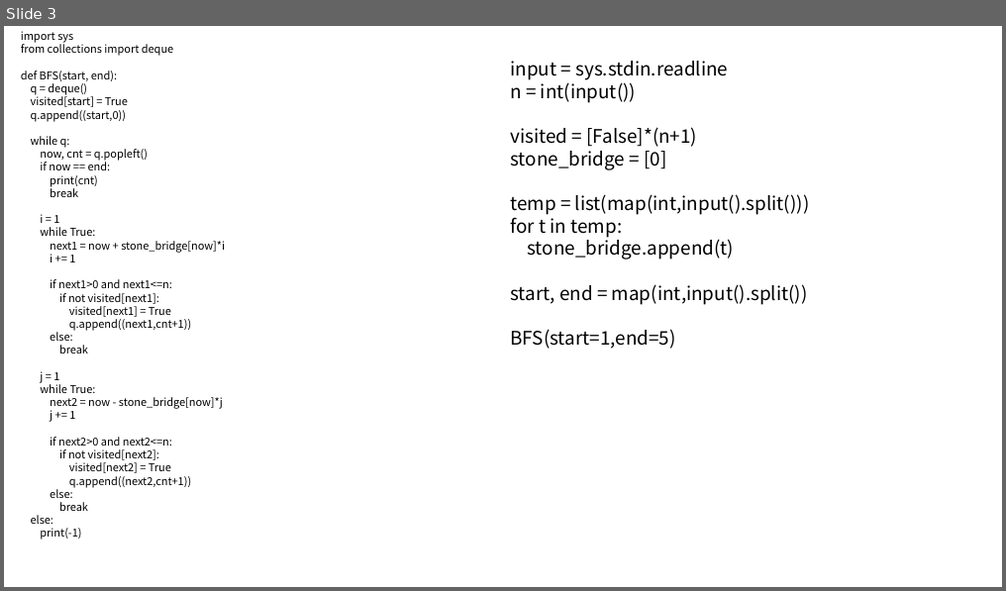
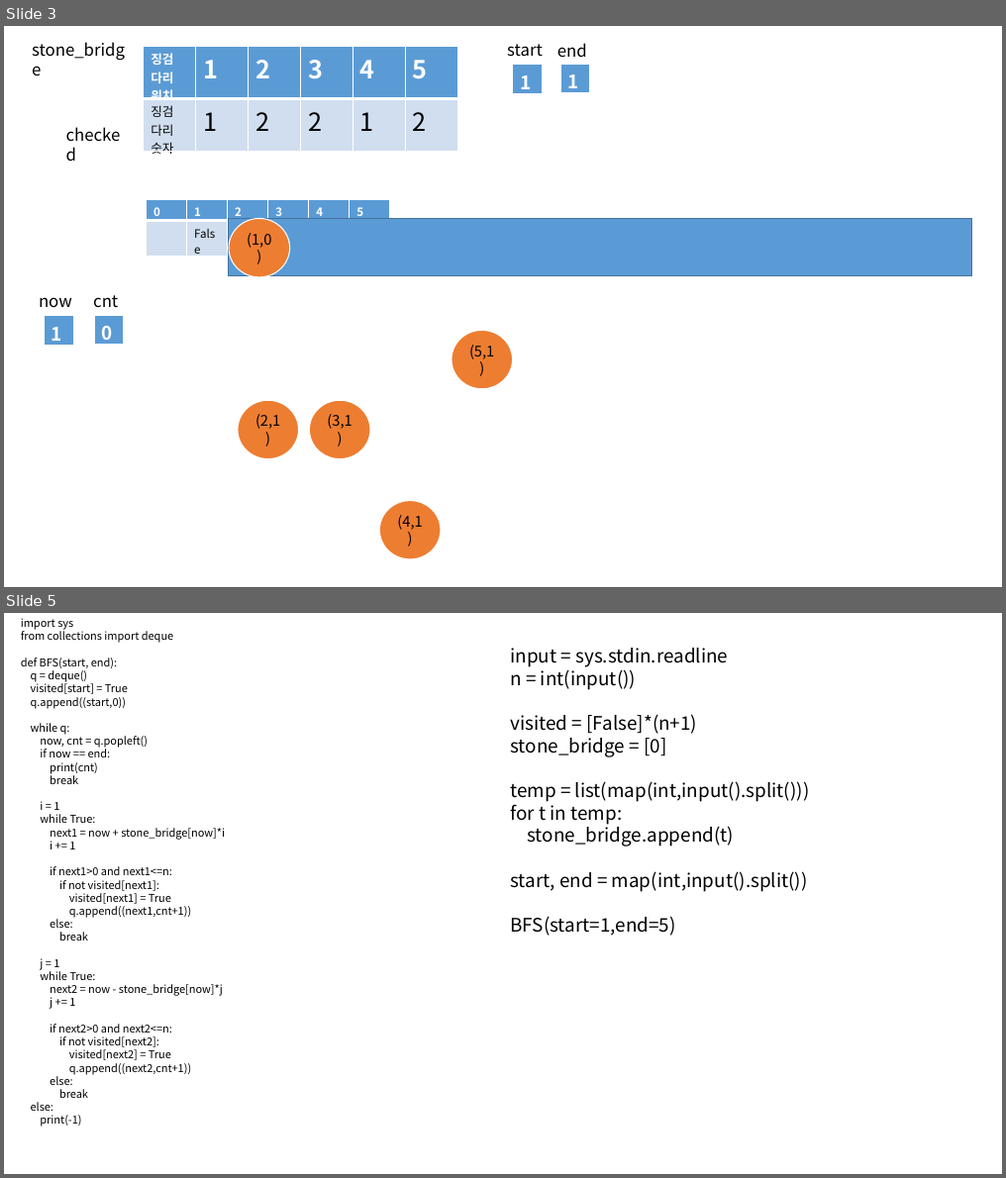
Before and after one commit to kkw-11/Problem_Solving, a slide deck: pp/폴짝폴짝.pptx. Shown one above the other, each under a label of ours: slide 3 before the commit, slides 3 and 5 after it; the slides between them are not shown. The pictures are 1006x591 and 1006x1178 pixels, drawn with LibreOffice and Linux fonts; fonts in the diff are those of the drawing. Boxes give left, top, right and bottom in pixels: in the first picture for what was removed or moved away, otherwise in the second. Text is boxed around its words. In the diff, an @@ line names an element or a change of style, - is before the commit and + after.

```diff
--- a/pp/폴짝폴짝.pptx
+++ b/pp/폴짝폴짝.pptx
@@ slide 3 added at <box>4,26,1002,587</box>, background #FFFFFF @@
@@ text added at <box>32,42,125,60</box>, 16 pt, text #000000 @@
+stone_bridge
@@ table added at <box>144,46,457,161</box>, 2 rows, 6 columns @@
+징검 다리 위치 | 1 | 2 | 3 | 4 | 5
+징검 다리 숫자 | 1 | 2 | 2 | 1 | 2
@@ text added at <box>507,44,543,56</box>, 16 pt, text #000000 @@
+start
@@ text added at <box>557,43,587,57</box>, 16 pt, text #000000 @@
+end
@@ table added at <box>512,65,542,98</box>, 1 rows, 1 columns @@
+1
@@ table added at <box>561,64,590,98</box>, 1 rows, 1 columns @@
+1
@@ text added at <box>58,121,136,149</box>, 16 pt, text #000000 @@
+checked
@@ table added at <box>147,199,389,252</box>, 2 rows, 6 columns @@
+0 | 1 | 2 | 3 | 4 | 5
+ | False | False | False | False | False
@@ rectangle added at <box>229,219,972,276</box>, fill #5B9BD5, outline #43739E 1 pt @@
@@ ellipse added at <box>229,218,290,277</box>, fill #ED7D31, outline #FFFFFF 1 pt, 14 pt, text #000000 @@
+(1,0)
@@ text added at <box>39,297,72,307</box>, 16 pt, text #000000 @@
+now
@@ table added at <box>44,316,73,350</box>, 1 rows, 1 columns @@
+1
@@ text added at <box>93,295,118,307</box>, 16 pt, text #000000 @@
+cnt
@@ table added at <box>94,315,124,350</box>, 1 rows, 1 columns @@
+0
@@ ellipse added at <box>451,331,513,390</box>, fill #ED7D31, outline #FFFFFF 1 pt, 14 pt, text #000000 @@
+(5,1)
@@ ellipse added at <box>238,400,299,460</box>, fill #ED7D31, outline #FFFFFF 1 pt, 14 pt, text #000000 @@
+(2,1)
@@ ellipse added at <box>310,400,371,460</box>, fill #ED7D31, outline #FFFFFF 1 pt, 14 pt, text #000000 @@
+(3,1)
@@ ellipse added at <box>380,500,442,560</box>, fill #ED7D31, outline #FFFFFF 1 pt, 14 pt, text #000000 @@
+(4,1)
@@ what was slide 3 is now slide 5 @@
```
Also in this commit, not shown: 1 slide changed, 1 other slide added, 2 other files.
